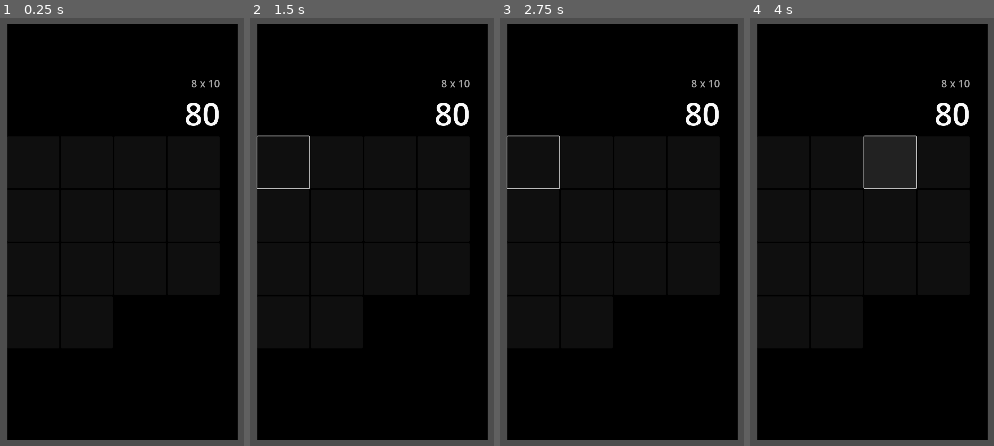
Above: before the commit, frames 1-4 (left to right).
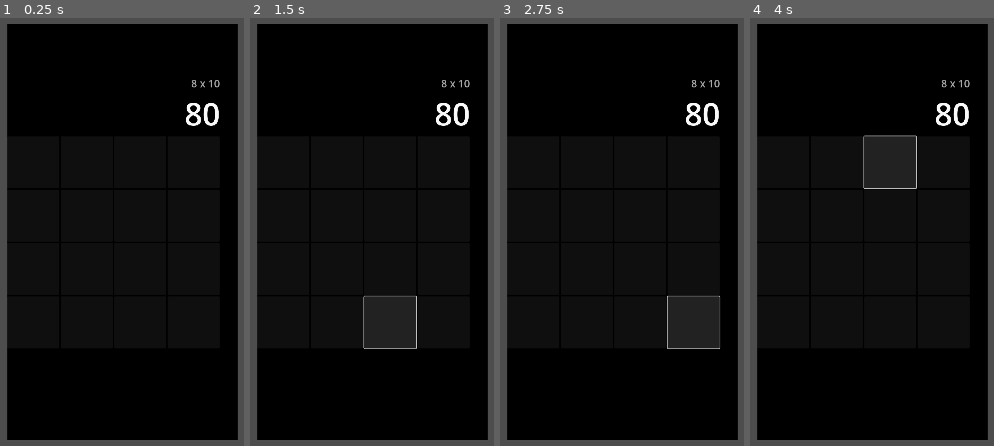
Above: after the commit, the same moments.

Repository: Phanter2/Calculator
Game: Godot game, scene res://calculator.tscn
The game is run twice, just before and just after one commit, with the same random seed, the same clock (stepped at 60 frames per second) and the same inputs. The project has no main scene, so this scene is started directly.
Inputs (mouse positions are in pixels of both pictures, inside the frame that each line leads up to):
- Up to frame 1 (0.25 s): no input
- Up to frame 2 (1.5 s): click (284, 163) at 0.5 s; click (389, 321) at 1.27 s
- Up to frame 3 (2.75 s): click (692, 321) at 2.02 s
- Up to frame 4 (4 s): click (837, 163) at 2.75 s; click (889, 163) at 3.5 s

The runs differ from the first frame. In frame 2, 3.0% of the frame differs, in the area x 2-69%, y 27-78%; in frame 3, 2.9%; in frame 4, less than 0.1%.

Commit message:
video 1.6 forgor to save :3

Diff:
--- a/calculator.tscn
+++ b/calculator.tscn
@@ -132,5 +132,13 @@
 custom_minimum_size = Vector2(150, 150)
 layout_mode = 2
 
+[node name="Button15" type="Button" parent="Screen/ColorRect/AllComponentsContainer/AllButtons/TopButtons"]
+custom_minimum_size = Vector2(150, 150)
+layout_mode = 2
+
+[node name="Button16" type="Button" parent="Screen/ColorRect/AllComponentsContainer/AllButtons/TopButtons"]
+custom_minimum_size = Vector2(150, 150)
+layout_mode = 2
+
 [node name="BottomButtons" type="HBoxContainer" parent="Screen/ColorRect/AllComponentsContainer/AllButtons/TopButtons"]
 layout_mode = 2
